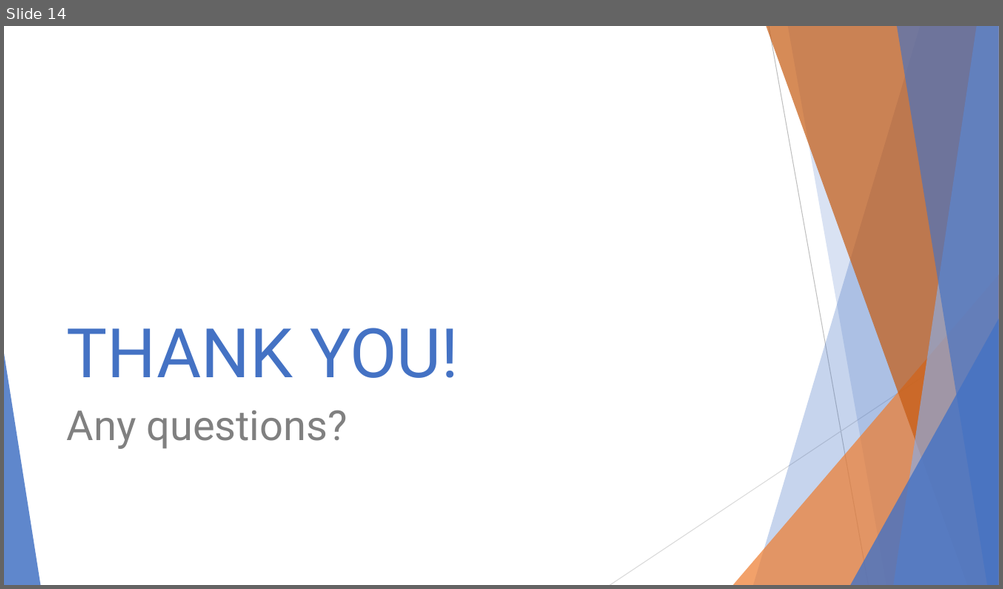
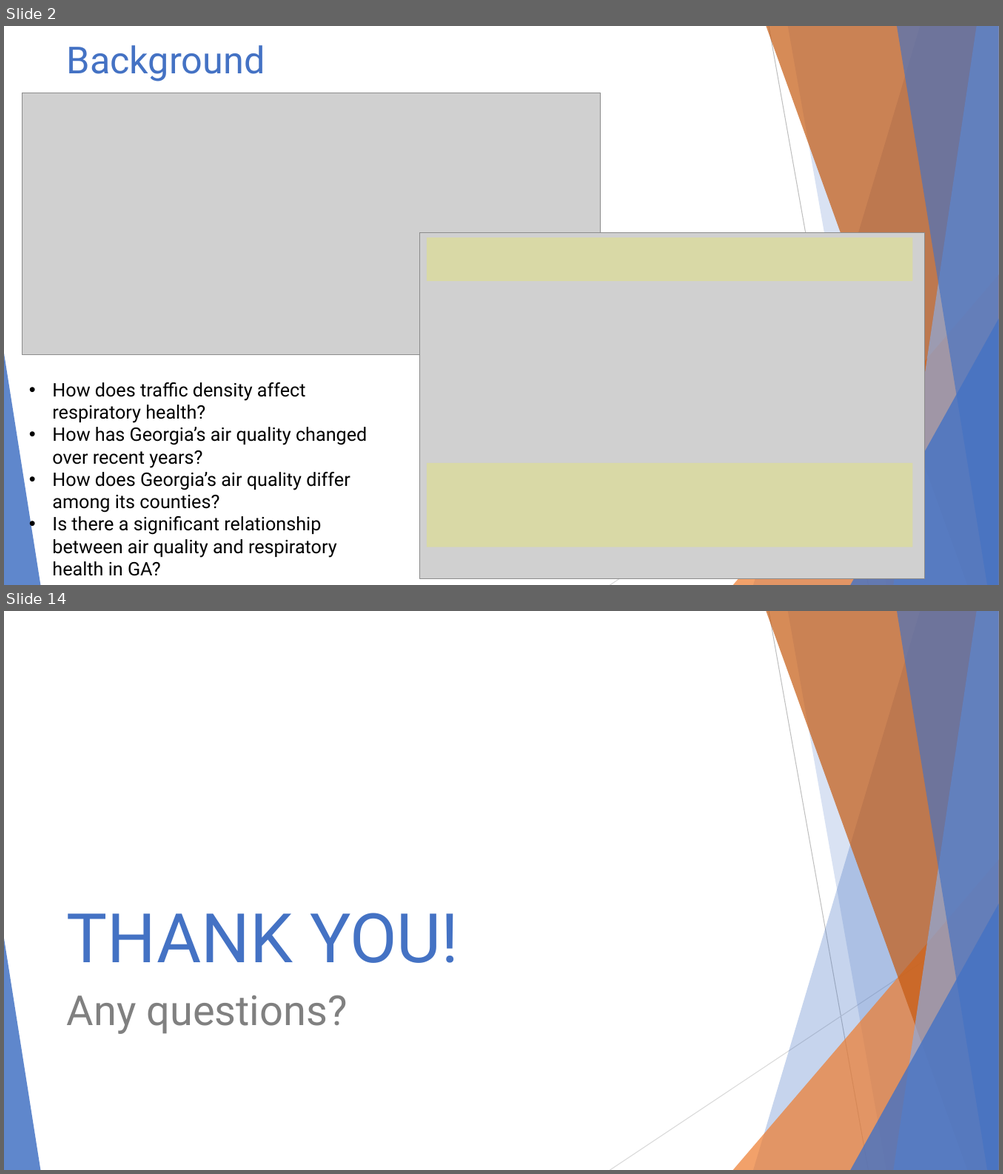
Before and after one commit to ghteds/healthproject, a slide deck: AdditionalResources/Air Quality and Asthma.pptx. Shown one above the other, each under a label of ours: slide 14 before the commit, slides 2 and 14 after it; the slides between them are not shown. The pictures are 1003x589 and 1003x1174 pixels, drawn with LibreOffice and Linux fonts; fonts in the diff are those of the drawing; grey boxes stand for pictures. Boxes give left, top, right and bottom in pixels: in the first picture for what was removed or moved away, otherwise in the second. Text is boxed around its words. In the diff, an @@ line names an element or a change of style, - is before the commit and + after.

```diff
--- a/AdditionalResources/Air Quality and Asthma.pptx
+++ b/AdditionalResources/Air Quality and Asthma.pptx
@@ slide 2 added at box(4, 26, 999, 585), background #FFFFFF; not listed: 10 template elements that a slide beside it also shows @@
@@ title added at box(67, 45, 265, 82), 36 pt, text #4472C4 @@
+Background
@@ picture added at box(22, 93, 600, 355) @@
@@ picture added at box(421, 233, 925, 580) @@
@@ rectangle added at box(427, 238, 912, 281), fill #FFFF00 at 20% opacity @@
@@ text added at box(52, 383, 367, 577), 18 pt, text #000000 @@
+• How does traffic density affect respiratory health?
+• How has Georgia’s air quality changed over recent years?
+• How does Georgia’s air quality differ among its counties?
+• Is there a significant relationship between air quality and respiratory health in GA?
@@ rectangle added at box(427, 463, 912, 548), fill #FFFF00 at 20% opacity @@
```
Also in this commit, not shown: 9 slides changed, 3 other slides added, 4 slides removed.
